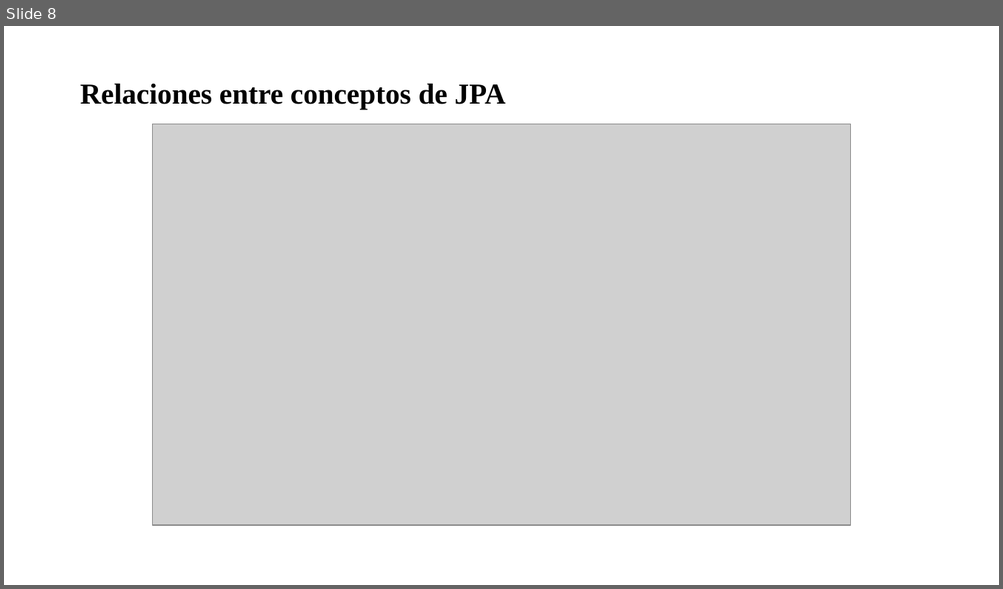
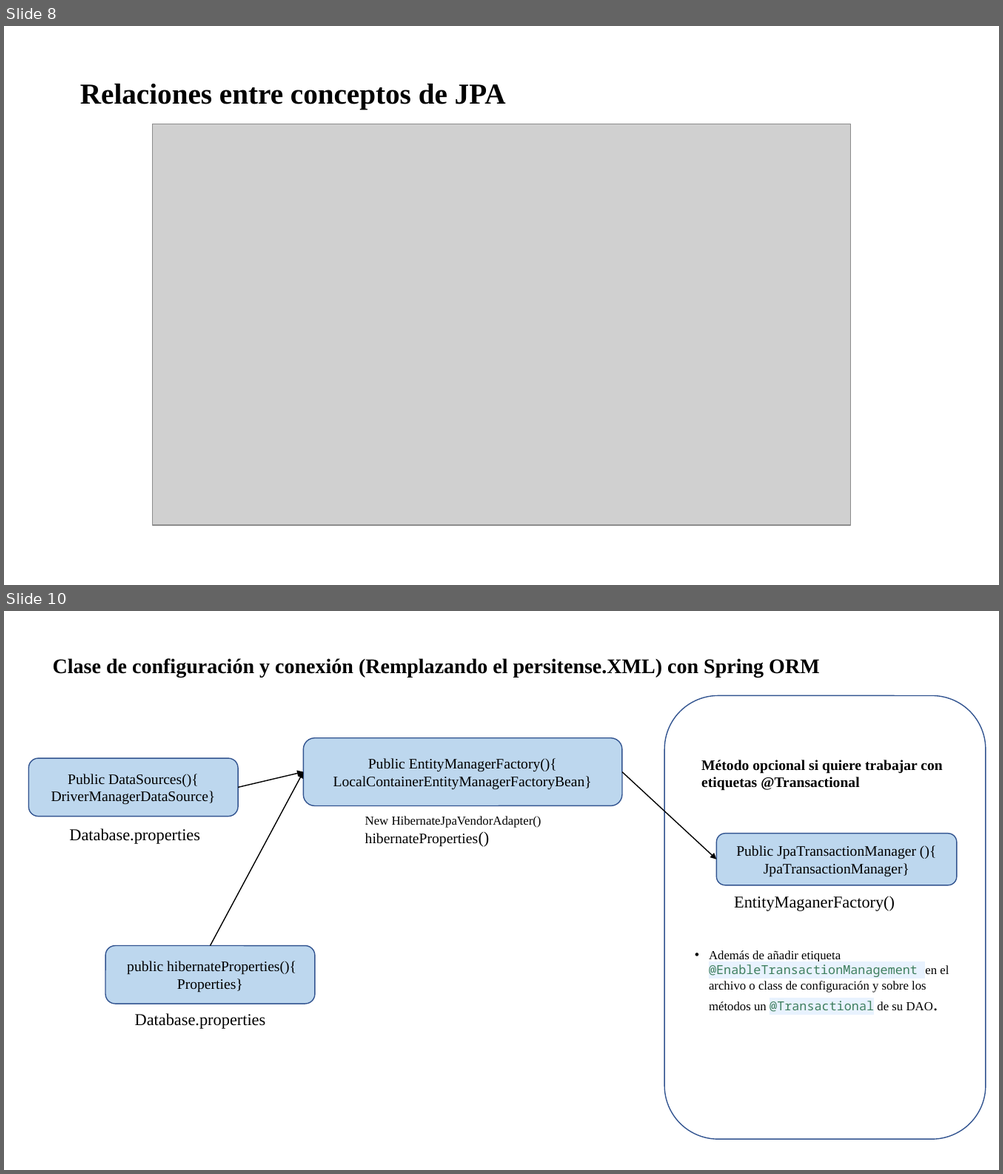
Before and after one commit to soycperez/jpa-concepts, a slide deck: JPA.pptx. Shown one above the other, each under a label of ours: slide 8 before the commit, slides 8 and 10 after it; the slides between them are not shown. The pictures are 1003x589 and 1003x1174 pixels, drawn with LibreOffice and Linux fonts; fonts in the diff are those of the drawing; grey boxes stand for pictures; background and template pictures are left out. Boxes give left, top, right and bottom in pixels: in the first picture for what was removed or moved away, otherwise in the second. Text is boxed around its words. In the diff, an @@ line names an element or a change of style, - is before the commit and + after.

```diff
--- a/JPA.pptx
+++ b/JPA.pptx
@@ slide 10 added at (x1=4, y1=611, x2=999, y2=1170), background picture (left out) @@
@@ title added at (x1=53, y1=658, x2=819, y2=677), 20 pt, text #000000, bold @@
+Clase de configuración y conexión (Remplazando el persitense.XML) con Spring ORM
@@ rounded rectangle added at (x1=664, y1=696, x2=985, y2=1140), outline #325491 1 pt @@
@@ rounded rectangle added at (x1=303, y1=738, x2=622, y2=806), fill #BDD7EE, outline #325491 1 pt, 14 pt, text #000000 @@
+Public EntityManagerFactory(){
+LocalContainerEntityManagerFactoryBean}
@@ rounded rectangle added at (x1=28, y1=759, x2=239, y2=817), fill #BDD7EE, outline #325491 1 pt, 14 pt, text #000000 @@
+Public DataSources(){
+DriverManagerDataSource}
@@ text added at (x1=701, y1=760, x2=942, y2=791), 14 pt, text #000000, bold @@
+Método opcional si quiere trabajar con etiquetas @Transactional
@@ arrow added from (210, 946) to (303, 772), #000000 1 pt @@
@@ arrow added from (239, 788) to (303, 772), #000000 1 pt @@
@@ arrow added from (622, 772) to (717, 860), #000000 1 pt @@
@@ text added at (x1=69, y1=829, x2=200, y2=844), 16 pt, text #000000 @@
+Database.properties
@@ text added at (x1=365, y1=816, x2=541, y2=847), 12 pt, text #000000 @@
+New HibernateJpaVendorAdapter()
+hibernateProperties()
@@ rounded rectangle added at (x1=717, y1=833, x2=957, y2=886), fill #BDD7EE, outline #325491 1 pt, 14 pt, text #000000 @@
+Public JpaTransactionManager (){
+JpaTransactionManager}
@@ text added at (x1=734, y1=896, x2=894, y2=911), 16 pt, text #000000 @@
+EntityMaganerFactory()
@@ rounded rectangle added at (x1=105, y1=946, x2=315, y2=1004), fill #BDD7EE, outline #325491 1 pt, 14 pt, text #000000 @@
+public hibernateProperties(){
+Properties}
@@ text added at (x1=708, y1=951, x2=948, y2=1012), 12 pt, text #000000 @@
+• Además de añadir etiqueta @EnableTransactionManagement en el archivo o class de configuración y sobre los métodos un @Transactional de su DAO.
@@ text added at (x1=135, y1=1014, x2=266, y2=1029), 16 pt, text #000000 @@
+Database.properties
```
Also in this commit, not shown: 1 slide changed, 2 other slides added.
